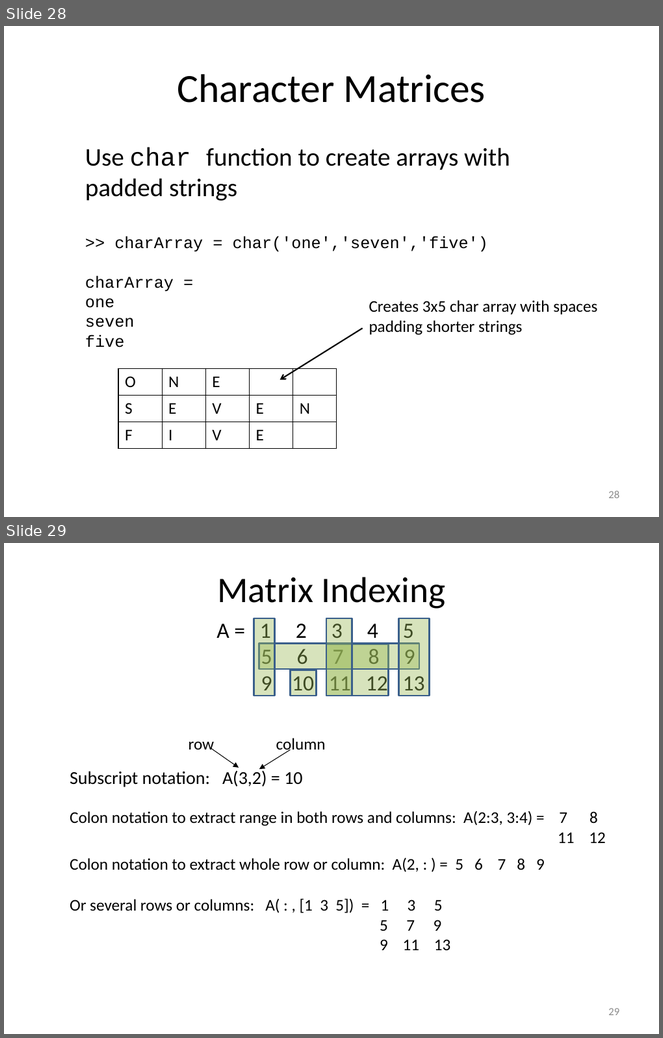
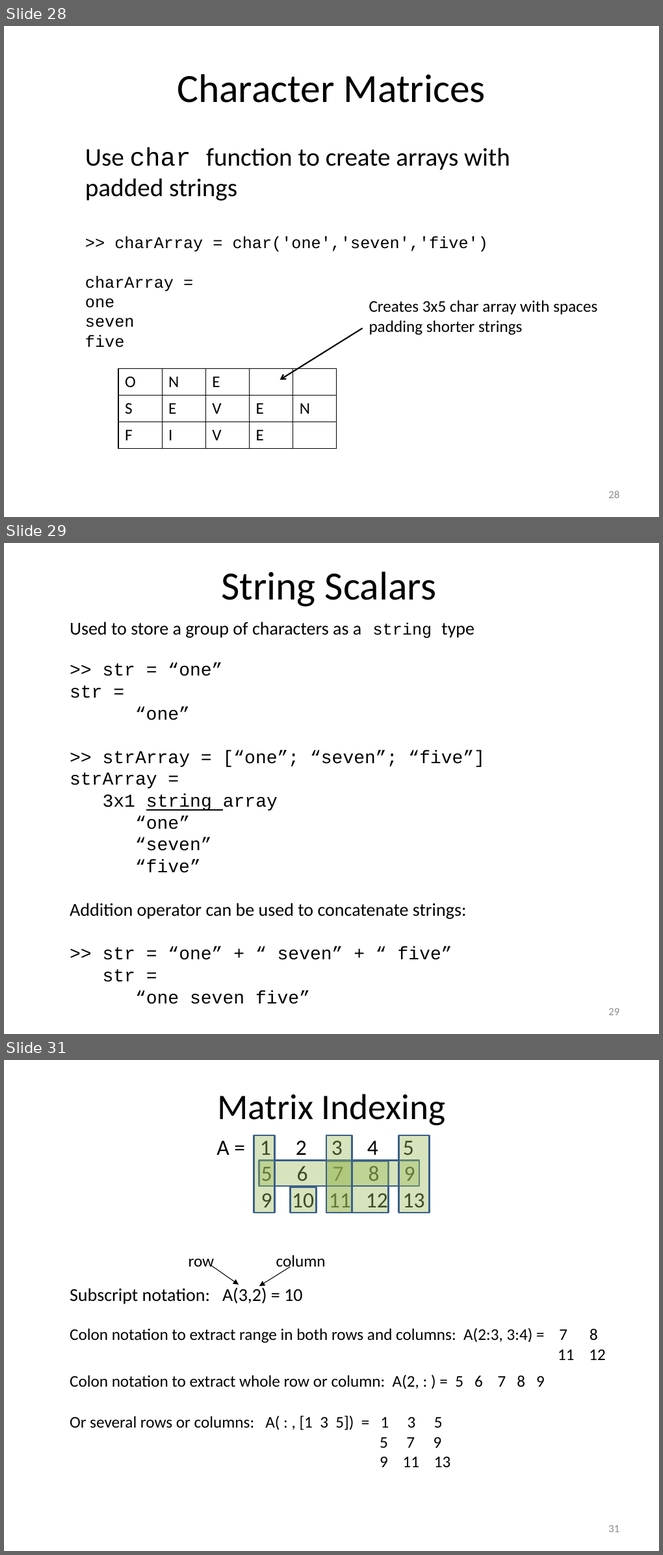
Before and after one commit to louisepb/MatlabBasicCourse, a slide deck: Introduction to MATLAB for Engineers.pptx. Shown one above the other, each under a label of ours: slides 28 and 29 before the commit, slides 28, 29 and 31 after it; the slides between them are not shown. The pictures are 663x1038 and 663x1555 pixels, drawn with LibreOffice and Linux fonts; fonts in the diff are those of the drawing. Boxes give left, top, right and bottom in pixels: in the first picture for what was removed or moved away, otherwise in the second. Text is boxed around its words. In the diff, an @@ line names an element or a change of style, - is before the commit and + after.

Commit message:
Added string material

```diff
--- a/Introduction to MATLAB for Engineers.pptx
+++ b/Introduction to MATLAB for Engineers.pptx
@@ slide 29 added at box(4, 543, 659, 1034), background #FFFFFF @@
@@ title added at box(221, 572, 436, 607), 44 pt, text #000000 @@
+String Scalars
@@ text added at box(70, 622, 485, 1005), 20 pt, text #000000 @@
+Used to store a group of characters as a string type
+>> str = “one”
+str =
+“one”
+>> strArray = [“one”; “seven”; “five”]
+strArray =
+3x1 string array
+“one”
+“seven”
+“five”
+Addition operator can be used to concatenate strings:
+>> str = “one” + “ seven” + “ five”
+str =
+“one seven five”
@@ page number added at box(608, 1008, 620, 1016), 12 pt, text #8C8C8C @@
+29
@@ what was slide 29 is now slide 31 @@
@@ page number at box(608, 1525, 620, 1533): text changed @@
-29
+31
```
Also in this commit, not shown: 3 slides changed, 1 other slide added, 2 other files.
